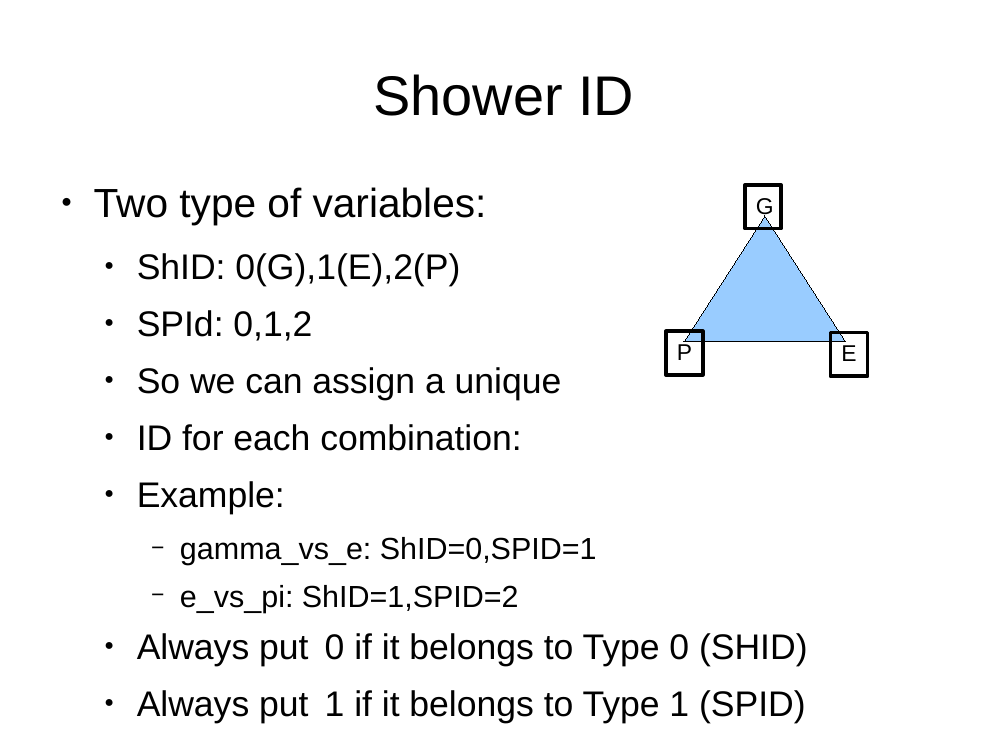
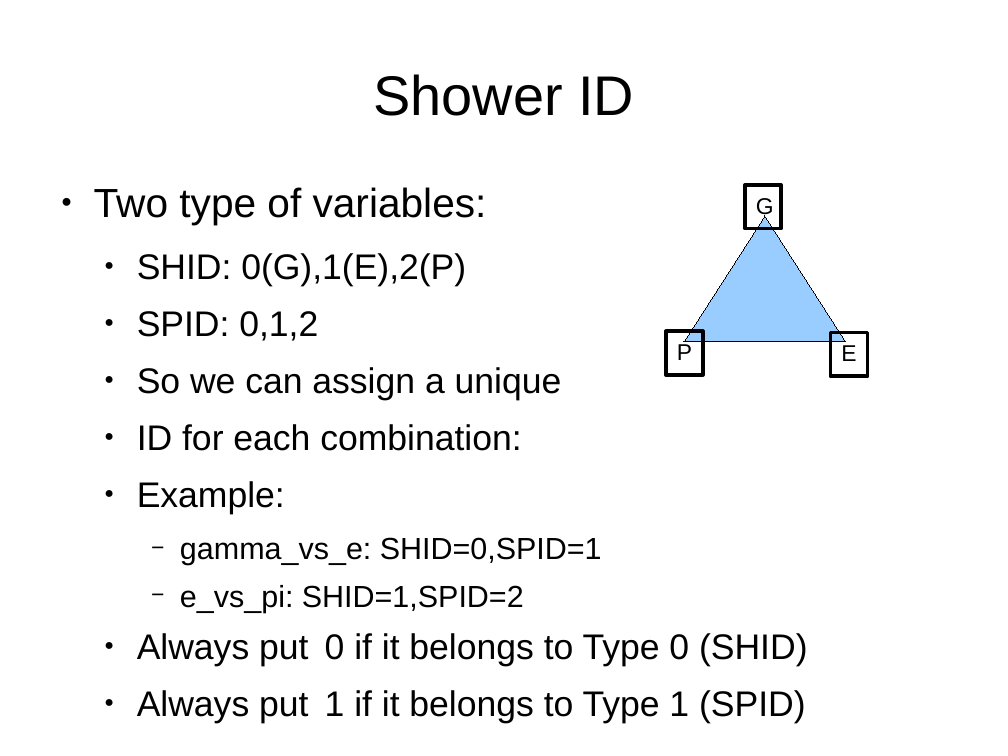
Before and after one commit to antonioiuliano2/fedra, a slide deck: slide 30 of src/libShower/libShowerMANUAL.odp. Drawn at 1008x756 pixels with LibreOffice and Linux fonts; fonts in the diff are those of the drawing. Boxes give left, top, right and bottom in pixels: in the first picture for what was removed or moved away, otherwise in the second. Text is boxed around its words. In the diff, an @@ line names an element or a change of style, - is before the commit and + after.

```diff
--- a/src/libShower/libShowerMANUAL.odp
+++ b/src/libShower/libShowerMANUAL.odp
@@ text at (137, 253, 466, 341): text changed @@
-  ● ShID: 0(G),1(E),2(P)
-  ● SPId: 0,1,2
+  ● SHID: 0(G),1(E),2(P)
+  ● SPID: 0,1,2
@@ text at (180, 537, 602, 612): text changed @@
-    − gamma_vs_e: ShID=0,SPID=1
-    − e_vs_pi: ShID=1,SPID=2
+    − gamma_vs_e: SHID=0,SPID=1
+    − e_vs_pi: SHID=1,SPID=2
```
Also in this commit, not shown: 1 other slide changed.
